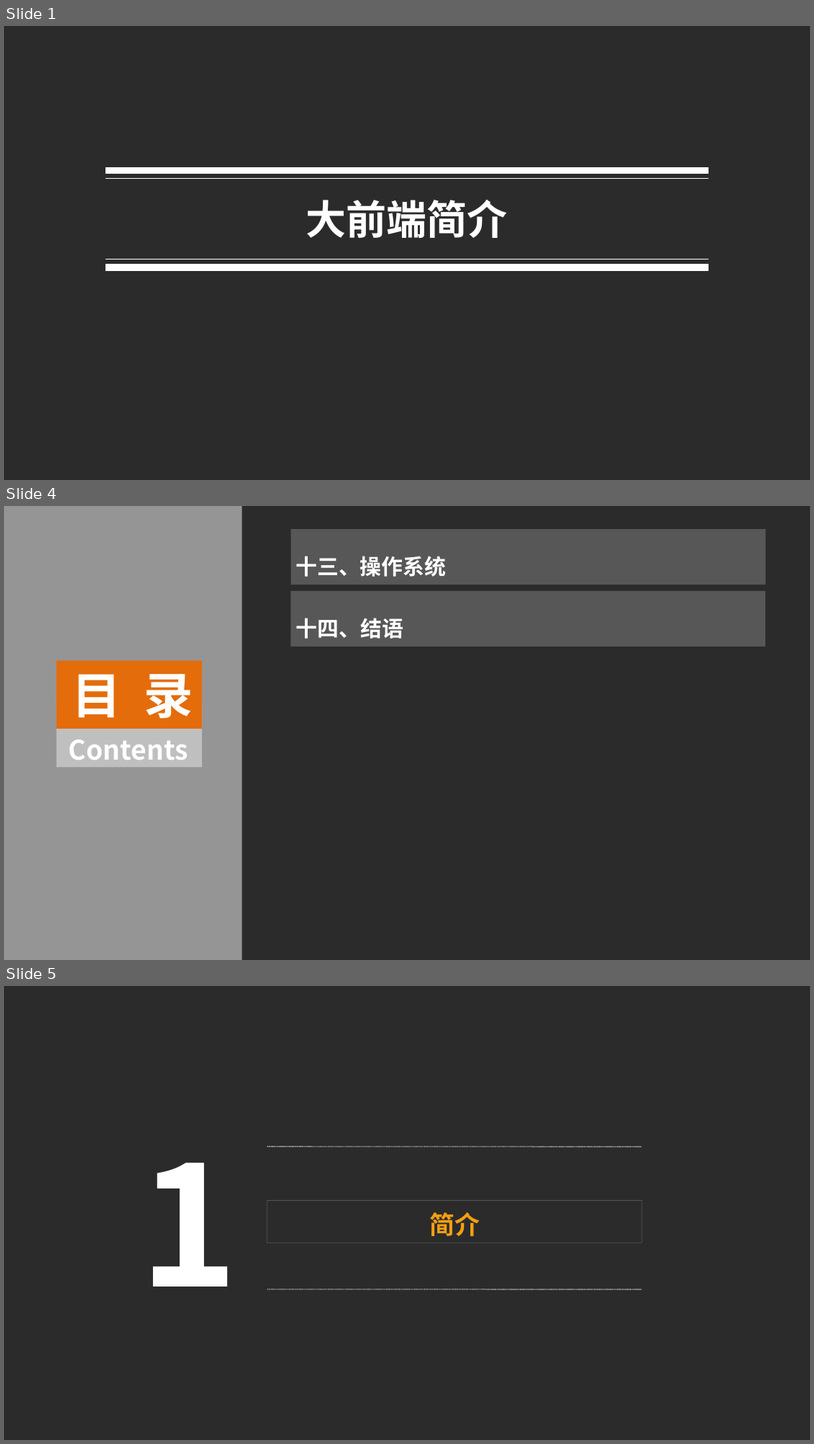
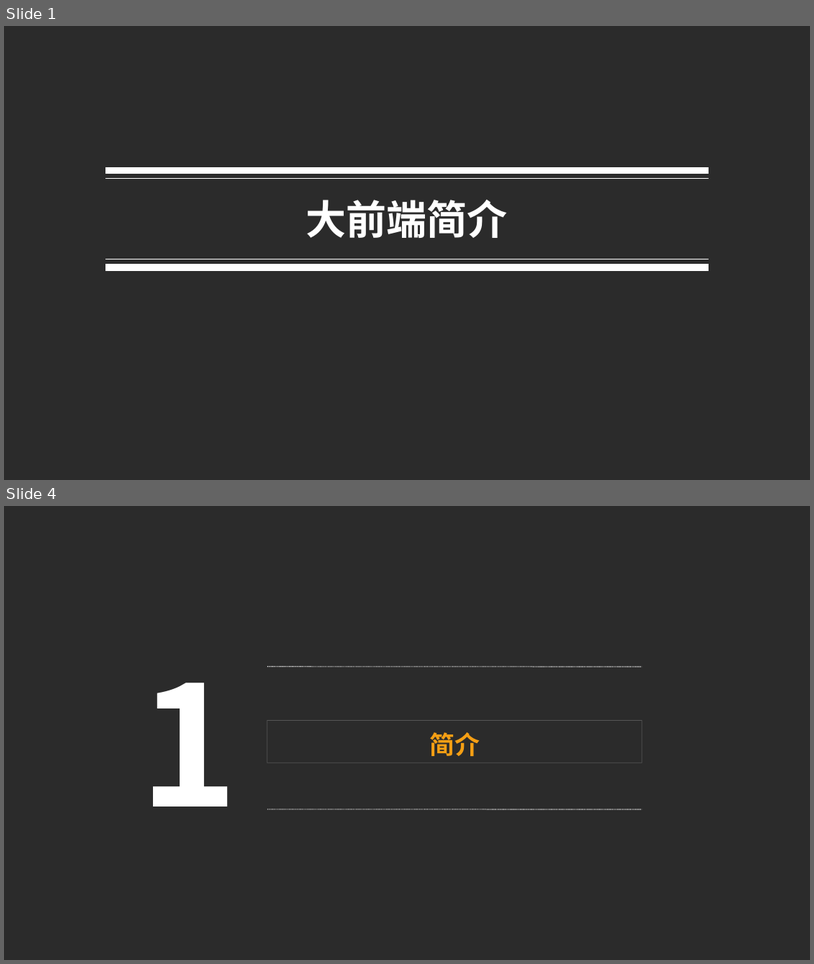
Before and after one commit to luke93h/git-blog, a slide deck: src/大前端简介.pptx. Shown one above the other, each under a label of ours: slides 1, 4 and 5 before the commit, slides 1 and 4 after it; the slides between them are not shown. The pictures are 814x1444 and 814x964 pixels, drawn with LibreOffice and Linux fonts; fonts in the diff are those of the drawing; background and template pictures are left out; a plain dark background stands for a picture behind light text. Boxes give left, top, right and bottom in pixels: in the first picture for what was removed or moved away, otherwise in the second. Text is boxed around its words. In the diff, an @@ line names an element or a change of style, - is before the commit and + after.

```diff
--- a/src/大前端简介.pptx
+++ b/src/大前端简介.pptx
@@ slide 4 removed at [4, 506, 810, 960], background picture (left out) @@
@@ rectangle removed at [4, 506, 242, 960] @@
@@ rectangle removed at [291, 529, 766, 585] @@
@@ text removed at [296, 556, 446, 577] @@
-十三、操作系统
@@ rectangle removed at [291, 591, 766, 646] @@
@@ text removed at [296, 618, 404, 638] @@
-十四、结语
@@ group removed at [57, 661, 203, 767]: 2 rectangles, 2 texts @@
-Contents
-目 录
@@ what was slide 5 is now slide 4 @@
```
Also in this commit, not shown: 2 slides changed, 1 other file.
